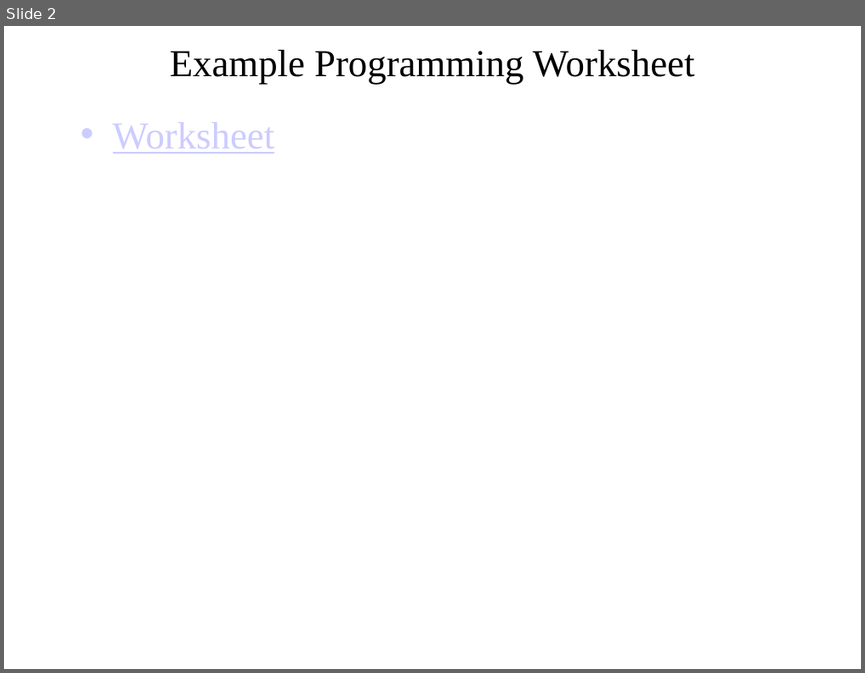
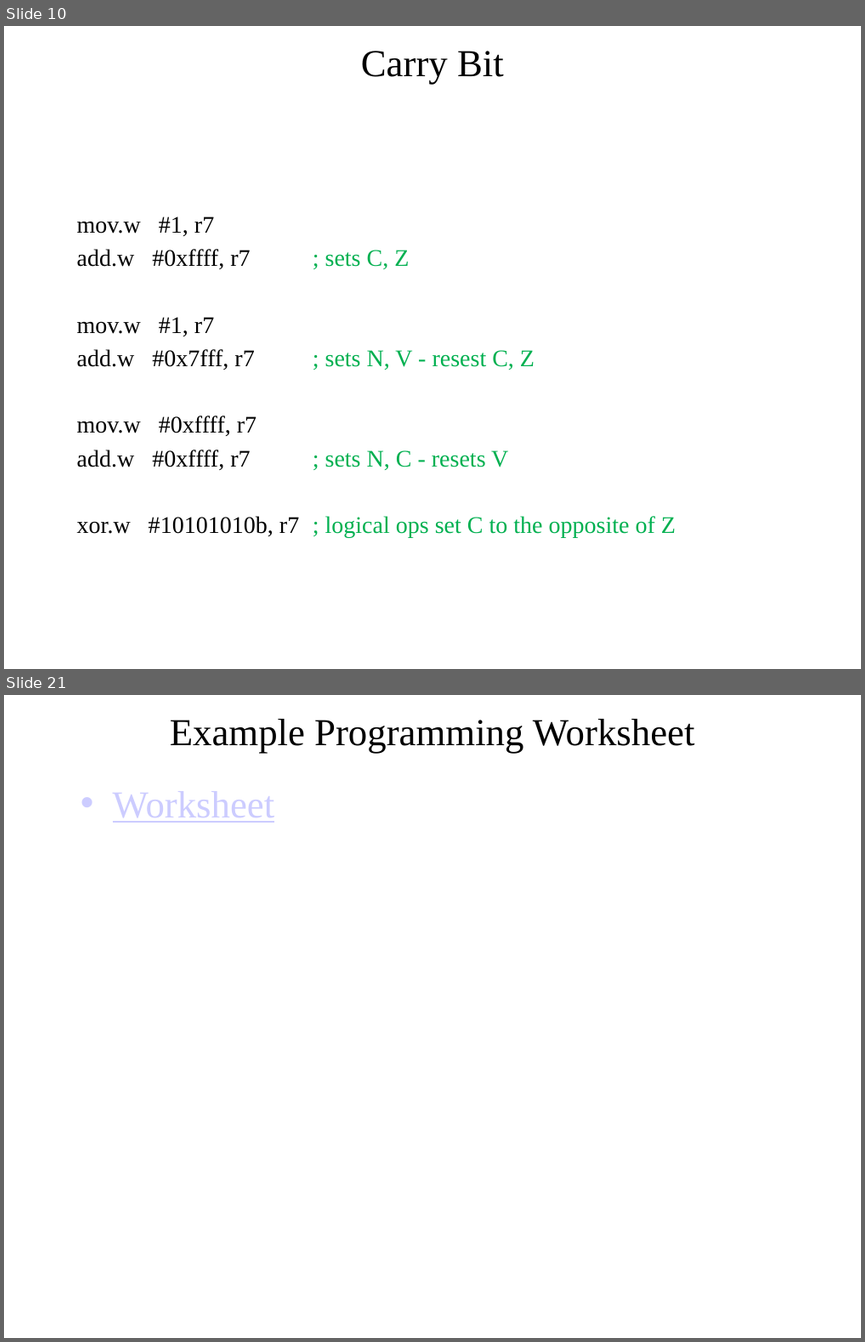
Before and after one commit to pw4rn3r/ECE382, a slide deck: notes/L6/Lsn6.pptx. Shown one above the other, each under a label of ours: slide 2 before the commit, slides 10 and 21 after it; the slides between them are not shown. The pictures are 865x673 and 865x1342 pixels, drawn with LibreOffice and Linux fonts; fonts in the diff are those of the drawing. Boxes give left, top, right and bottom in pixels: in the first picture for what was removed or moved away, otherwise in the second. Text is boxed around its words. In the diff, an @@ line names an element or a change of style, - is before the commit and + after.

```diff
--- a/notes/L6/Lsn6.pptx
+++ b/notes/L6/Lsn6.pptx
@@ slide 10 added at (4, 26, 861, 669), background #FFFFFF @@
@@ title added at (361, 51, 504, 85), 32 pt, text #000000 @@
+Carry Bit
@@ text added at (77, 216, 676, 538), 20 pt, text #000000 @@
+mov.w #1, r7
+add.w #0xffff, r7 ; sets C, Z
+mov.w #1, r7
+add.w #0x7fff, r7 ; sets N, V - resest C, Z
+mov.w #0xffff, r7
+add.w #0xffff, r7 ; sets N, C - resets V
+xor.w #10101010b, r7 ; logical ops set C to the opposite of Z
@@ what was slide 2 is now slide 21 @@
```
Also in this commit, not shown: 1 slide changed, 18 other slides added, 1 other file.
